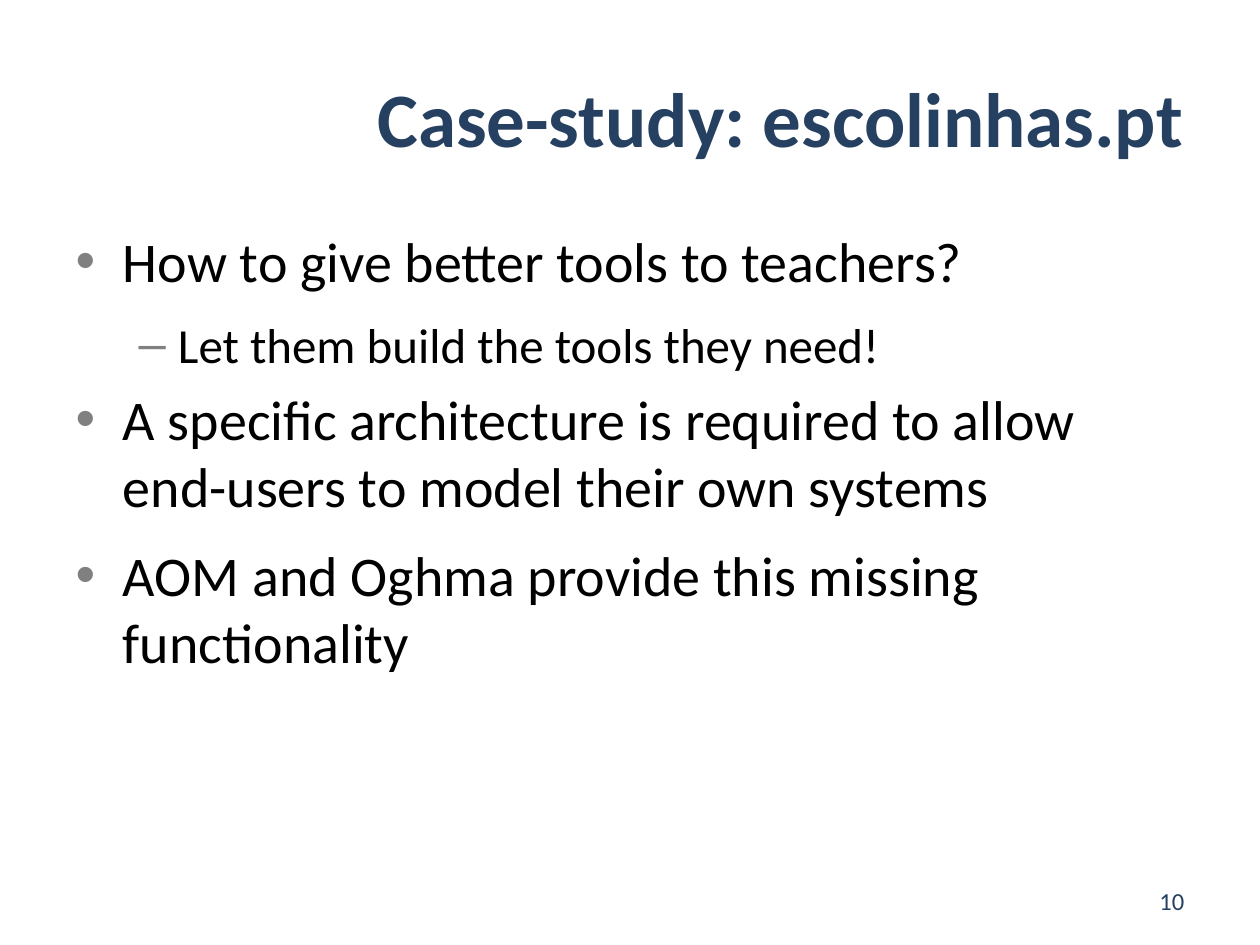
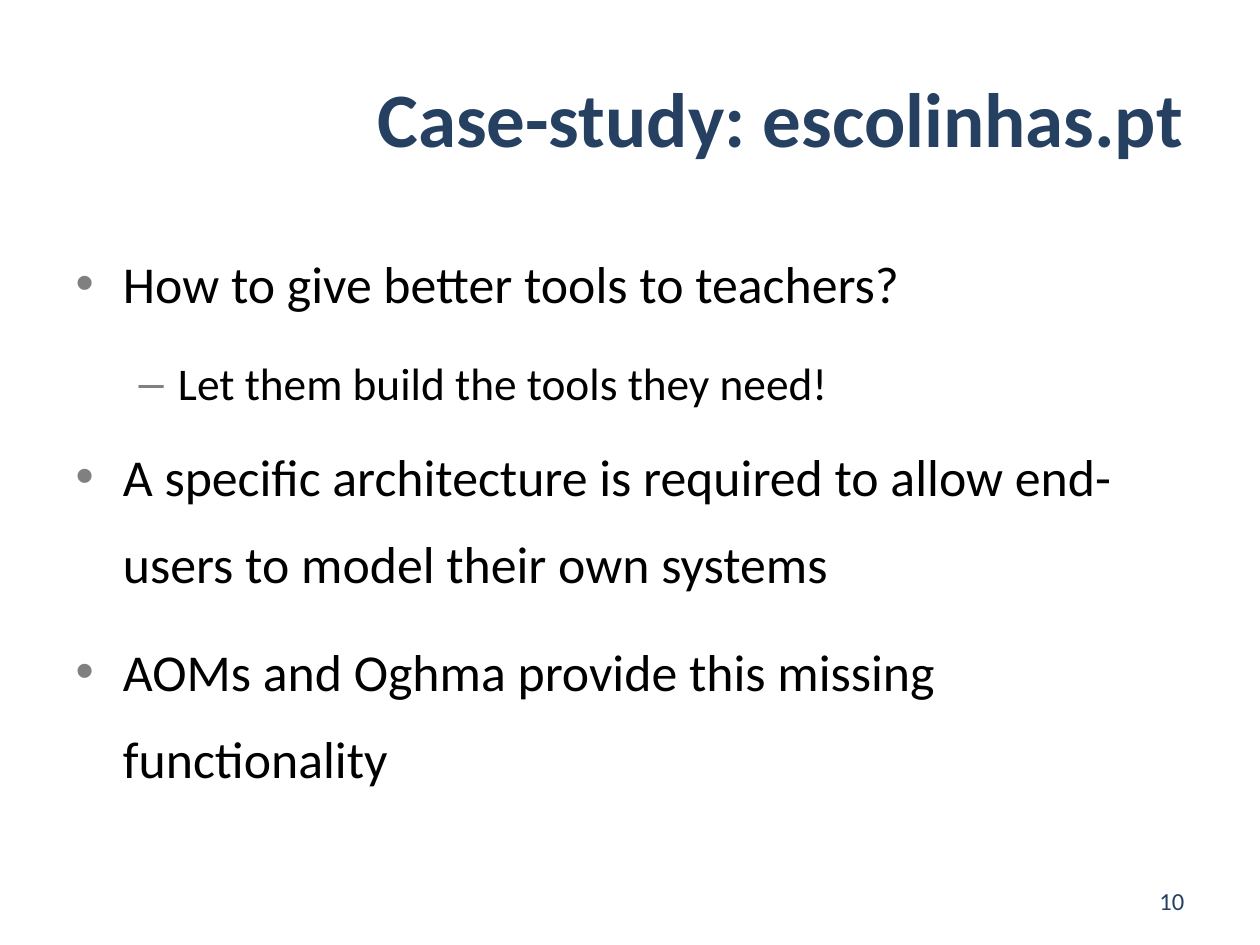
Before and after one commit to jgradim/thesis, a slide deck: slide 10 of presentations/pdis2.pptx. Drawn at 1260x945 pixels with LibreOffice and Linux fonts; fonts in the diff are those of the drawing. Boxes give left, top, right and bottom in pixels: in the first picture for what was removed or moved away, otherwise in the second. Text is boxed around its words. In the diff, an @@ line names an element or a change of style, - is before the commit and + after.

```diff
--- a/presentations/pdis2.pptx
+++ b/presentations/pdis2.pptx
@@ text at (123, 267, 1111, 592): size 32 to 29.6 pt in "How to give better tools to teachers?", "A specific architecture is required to allow ..."; size 28 to 25.9 pt in "Let them build the tools they need!"; line spacing 1 to 1.4 @@
@@ text at (123, 655, 934, 787): text changed; size 32 to 29.6 pt @@
-• AOM and Oghma provide this missing functionality
+• AOMs and Oghma provide this missing functionality
```
Also in this commit, not shown: 2 other slides changed, 1 slide removed, 1 other file.
